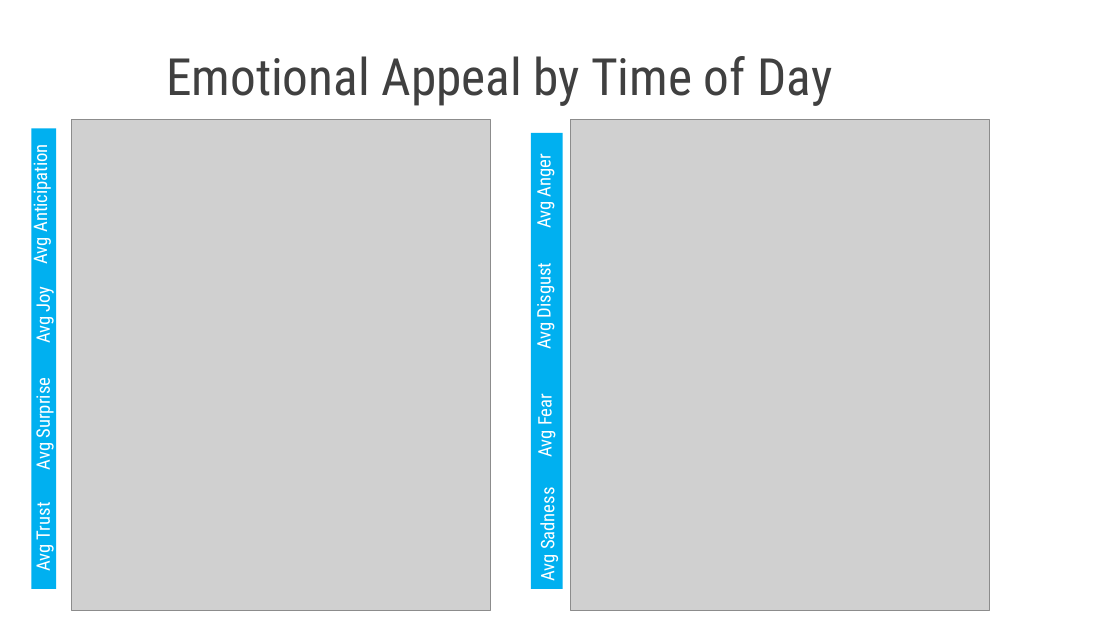
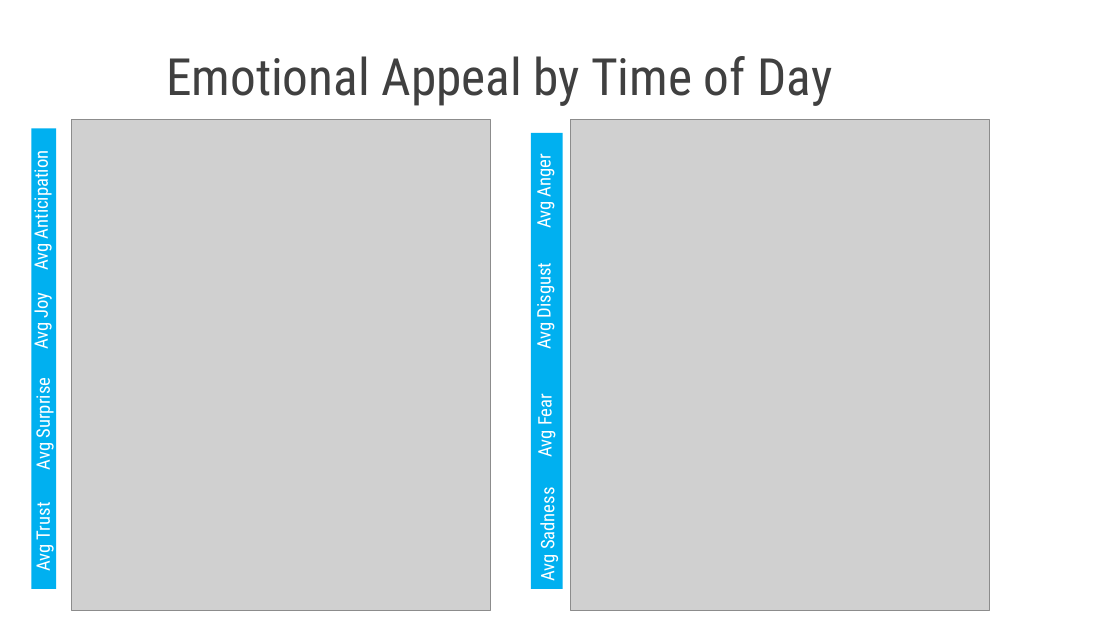
Before and after one commit to qdav/MSDA_Visualization, a slide deck: slide 15 of DA_6233_Final_Presentation.pptx. Drawn at 1120x630 pixels with LibreOffice and Linux fonts; fonts in the diff are those of the drawing; grey boxes stand for pictures. Boxes give left, top, right and bottom in pixels: in the first picture for what was removed or moved away, otherwise in the second. Text is boxed around its words. In the diff, an @@ line names an element or a change of style, - is before the commit and + after.

```diff
--- a/DA_6233_Final_Presentation.pptx
+++ b/DA_6233_Final_Presentation.pptx
@@ text "Avg Anticipation": place and size @@
-text "Avg Anticipation" at bbox=[28, 152, 53, 264]
+text "Avg Anticipation" at bbox=[28, 159, 53, 270]
@@ text "Avg Joy": place and size @@
-text "Avg Joy" at bbox=[30, 288, 55, 344]
+text "Avg Joy" at bbox=[28, 294, 53, 350]
```
Also in this commit, not shown: 5 other slides changed, 1 slide added.
